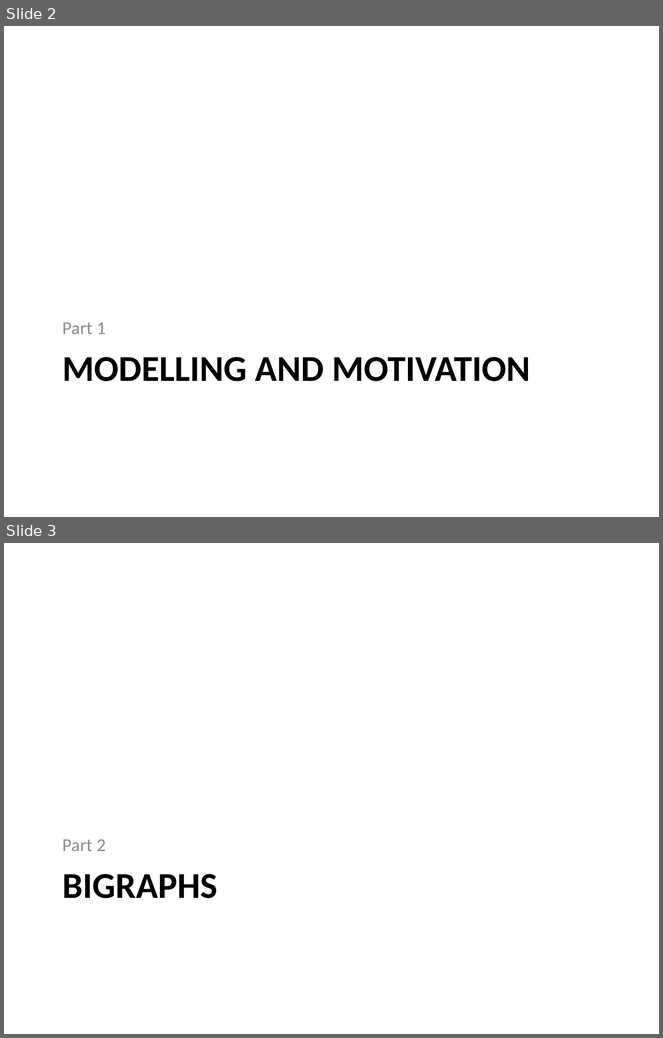
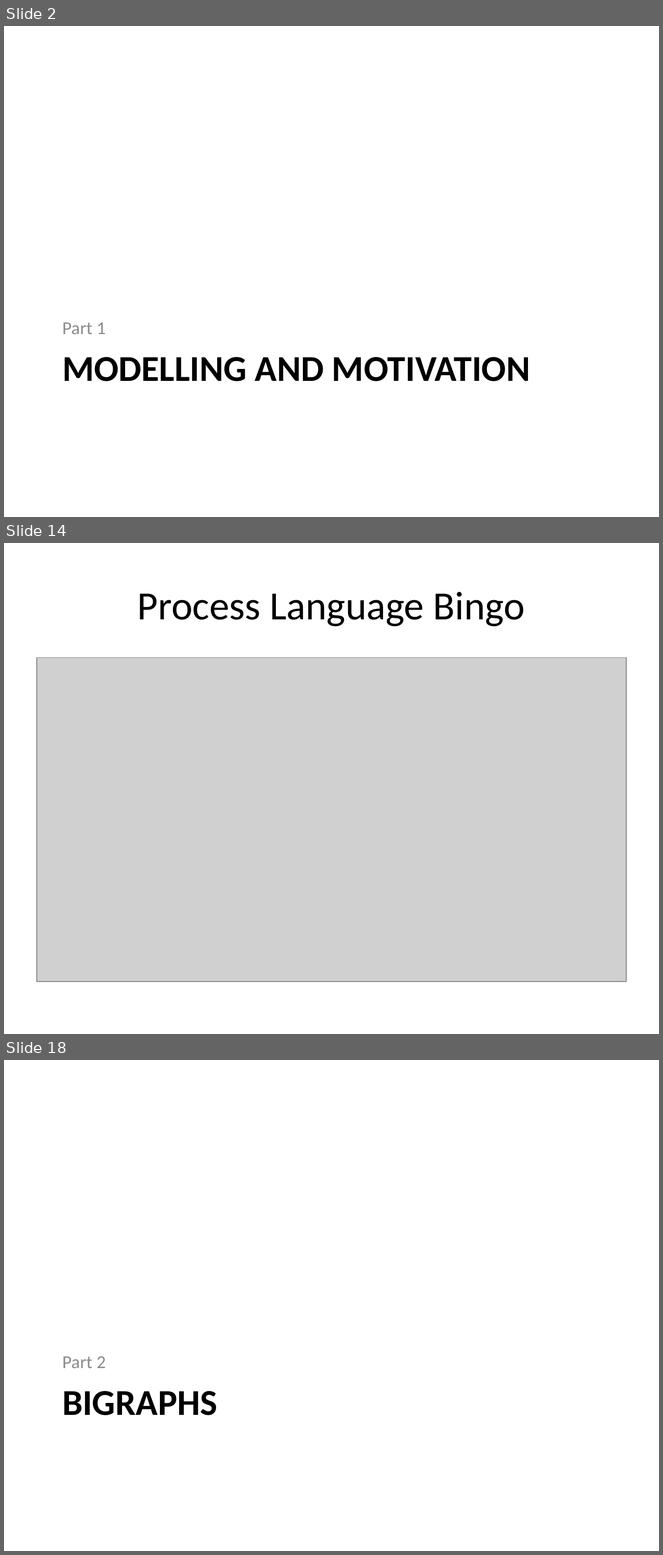
Before and after one commit to gian/defense, a slide deck: PhDDefense.pptx. Shown one above the other, each under a label of ours: slides 2 and 3 before the commit, slides 2, 14 and 18 after it; the slides between them are not shown. The pictures are 663x1038 and 663x1555 pixels, drawn with LibreOffice and Linux fonts; fonts in the diff are those of the drawing; grey boxes stand for pictures. Boxes give left, top, right and bottom in pixels: in the first picture for what was removed or moved away, otherwise in the second. Text is boxed around its words. In the diff, an @@ line names an element or a change of style, - is before the commit and + after.

```diff
--- a/PhDDefense.pptx
+++ b/PhDDefense.pptx
@@ slide 14 added at bbox=[4, 543, 659, 1034], background #FFFFFF @@
@@ title added at bbox=[138, 592, 525, 627], 44 pt, text #000000 @@
+Process Language Bingo
@@ picture added at bbox=[37, 657, 626, 982] @@
@@ what was slide 3 is now slide 18 @@
```
Also in this commit, not shown: 14 other slides added.
